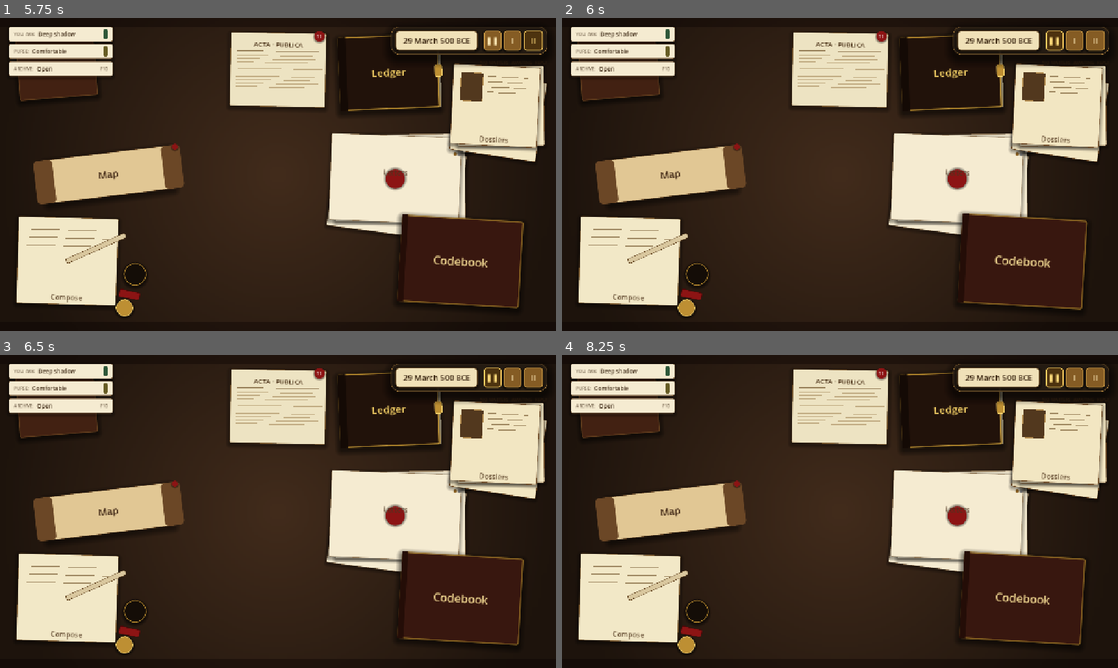
Above: before the commit, frames 1-4 (two rows, left to right).
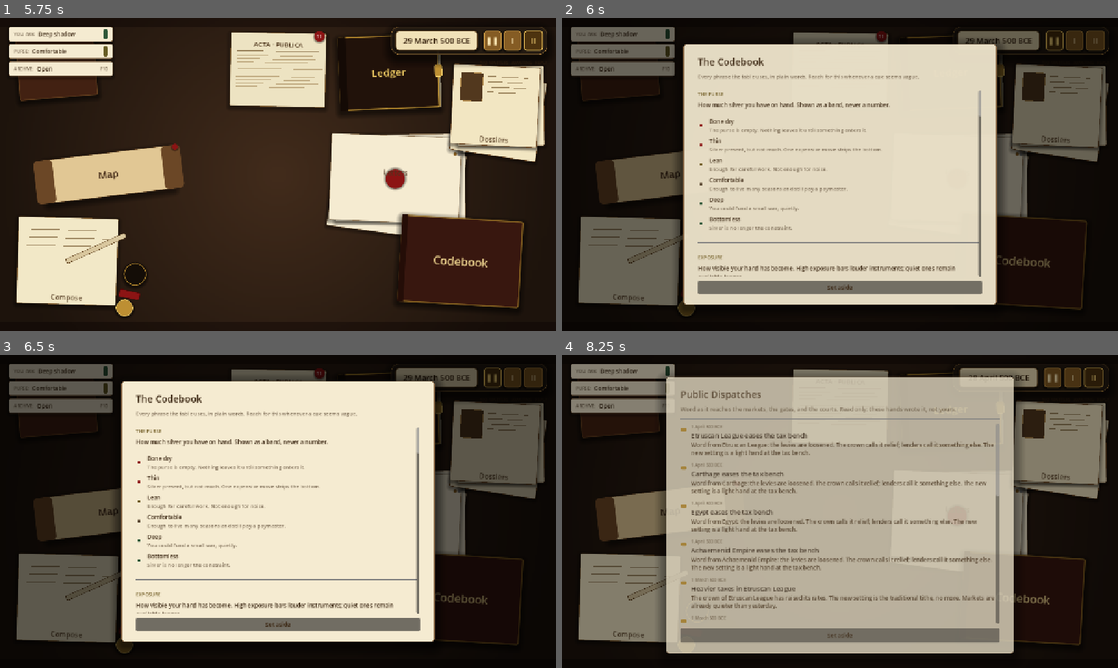
Above: after the commit, the same moments.

Repository: sweetpickle-24/silent-dominion
Game: Godot game, scene res://scenes/title/title.tscn
The game is run twice, just before and just after one commit, with the same random seed, the same clock (stepped at 60 frames per second) and the same inputs.
Inputs (mouse positions are in pixels of both pictures, inside the frame that each line leads up to):
- Up to frame 1 (5.75 s): click "Begin a new season" at 0.5 s; click "❚❚" at 1.25 s; click "I" at 2 s; click "II" at 2.75 s; tap Enter at 3.5 s; move the mouse to (250, 237) at 3.52 s; hold D 3.53-4.25 s; tap 1 at 3.6 s; click (250, 237) at 3.67 s; tap Space at 3.77 s; click "All kingdoms" at 4.25 s; click "Set aside" at 5 s
- Up to frame 2 (6 s): tap Space at 5.75 s; drag from (1006, 221) to (812, 237) at 5.77 s
- Up to frame 3 (6.5 s): no input
- Up to frame 4 (8.25 s): tap Enter at 6.5, 8 s; move the mouse to (673, 464) at 6.52 s; tap I at 6.6 s; click (673, 464) at 6.67 s; tap Space at 7.25 s; drag from (867, 511) to (673, 464) at 7.27 s; move the mouse to (756, 433) at 8.02 s; tap N at 8.1 s; click (756, 433) at 8.17 s

Frame 1 is identical in both runs. In frame 2, 68% of the frame differs, in the area x 1-99%, y 2-98%; in frame 3, 70%; in frame 4, 76%.
Error before the commit: Parse Error: The function signature doesn't match the parent. Parent signature is "set_anchor(Side, float, bool = <default>, bool = <default>) -> void". (res:/…

Commit message:
feat: wars bleed the treasury (M53)
Active wars now impose a per-month silver cost on each participant
scaling with their populated-province count and the length of the
war (§33.3 lever chain). Multiple fronts layer on at reduced cost.
The Ledger surfaces the burden qualitatively when it's non-trivial.

Also fix parser errors exposed on reload:
- codebook_view.set_anchor renamed to set_anchor_id (collided with
  Control.set_anchor)
- rename local 'name' / 'wrap' vars that shadowed Node.name and the
  wrap() built-in in dossier_view, memoirs_view, ledger_view

Diff:
--- a/scenes/table/table.gd
+++ b/scenes/table/table.gd
@@ -479,7 +479,7 @@
 	view.anchor_right = 1.0
 	view.anchor_bottom = 1.0
 	if anchor != &"":
-		view.call("set_anchor", anchor)
+		view.call("set_anchor_id", anchor)
 	add_child(view)
 	view.closed.connect(_on_codebook_view_closed)
 
--- a/scripts/codebook_view.gd
+++ b/scripts/codebook_view.gd
@@ -13,13 +13,17 @@
 signal closed
 
 ## Optional anchor to scroll the glossary to on open. Set via
-## `set_anchor()` before the view is parented.
+## `set_anchor_id()` before the view is parented.
+##
+## NOTE: named `set_anchor_id` (not `set_anchor`) on purpose — Control
+## already declares `set_anchor(side, anchor, ...)`, and overriding it
+## with a different signature breaks the parser.
 var _pending_anchor: StringName = &""
 var _section_headers: Dictionary = {}   # StringName -> Control
 
 ## Set before adding this view to the tree. Scrolls the glossary to
 ## the section with the given id after the first frame.
-func set_anchor(a: StringName) -> void:
+func set_anchor_id(a: StringName) -> void:
 	_pending_anchor = a
 
 # --- Visual tokens -----------------------------------------------------------
--- a/scripts/dossier_view.gd
+++ b/scripts/dossier_view.gd
@@ -272,17 +272,17 @@
 
 func _build_kingdom_heading(kingdom_id: String) -> Control:
 	var k: Kingdom = WorldData.get_kingdom(kingdom_id)
-	var name: String = k.kingdom_name if k != null else kingdom_id
-	var wrap: MarginContainer = MarginContainer.new()
-	wrap.add_theme_constant_override("margin_top", 10)
-	wrap.add_theme_constant_override("margin_bottom", 2)
-	wrap.add_theme_constant_override("margin_left", 4)
+	var k_name: String = k.kingdom_name if k != null else kingdom_id
+	var box: MarginContainer = MarginContainer.new()
+	box.add_theme_constant_override("margin_top", 10)
+	box.add_theme_constant_override("margin_bottom", 2)
+	box.add_theme_constant_override("margin_left", 4)
 	var h: Label = Label.new()
-	h.text = name.to_upper()
+	h.text = k_name.to_upper()
 	h.add_theme_color_override("font_color", Color(0.44, 0.36, 0.14, 1.0))
 	h.add_theme_font_size_override("font_size", 11)
-	wrap.add_child(h)
-	return wrap
+	box.add_child(h)
+	return box
 
 
 func _build_list_row(actor: Actor) -> Control:
--- a/scripts/kingdom_economy.gd
+++ b/scripts/kingdom_economy.gd
@@ -58,6 +58,24 @@
 
 var _burden_streak: Dictionary = {}  # kingdom_id -> months at BURDENED+
 
+# --- War costs (§33.3 lever chain) -------------------------------------------
+#
+# Per §33.3 a war is supposed to produce treasury strain via military
+# expenditure. Every month a kingdom is at war with at least one other
+# kingdom, it pays a flat WAR_BASE_COST + a per-province scalar for
+# its army footprint. The burden ramps with war length: mobilisation
+# is cheap, a long war is not. Each additional active war layers a
+# FRONT_MULTIPLIER on top — a two-front war is meaningfully worse
+# than a one-front war, but not double, because the army can't be
+# everywhere at once.
+const WAR_BASE_COST:          float = 4.0
+const WAR_PER_PROVINCE_COST:  float = 0.8
+const WAR_RAMP_PER_MONTH:     float = 0.04   # +4% per month at war
+const WAR_RAMP_CAP:           float = 1.5    # caps at +150%
+const FRONT_MULTIPLIER:       float = 0.6    # additional fronts at 60% cost
+
+var _war_streak: Dictionary = {}  # kingdom_id -> consecutive months with at least one active war
+
 ## Per-kingdom rolling history of the treasury condition, one slot per
 ## tick. Oldest entries drop off. Used by the Ledger to render a small
 ## trajectory strip so the player can read "bleeding / holding / building"
@@ -83,7 +101,8 @@
 
 func _tick_kingdom(k: Kingdom) -> Dictionary:
 	var income: float      = _monthly_income(k)
-	var expenditure: float = _monthly_expenditure(k)
+	var war_cost: float    = _monthly_war_cost(k)
+	var expenditure: float = _monthly_expenditure(k) + war_cost
 	var net: float         = income - expenditure
 
 	k.treasury_silver += net
@@ -96,6 +115,7 @@
 		"name":        k.kingdom_name,
 		"income":      income,
 		"expenditure": expenditure,
+		"war_cost":    war_cost,
 		"net":         net,
 		"treasury":    k.treasury_silver,
 		"condition":   int(k.treasury_condition),
@@ -125,6 +145,34 @@
 
 func _monthly_expenditure(k: Kingdom) -> float:
 	return BASE_MONTHLY_COST + PER_PROVINCE_UPKEEP * float(k.owned_provinces.size())
+
+
+## Monthly silver the crown bleeds for active wars. Returns 0 for
+## kingdoms at peace. For kingdoms at war, it is a base mobilisation
+## cost plus a per-province army-footprint scalar, times a ramp that
+## climbs with how many months the kingdom has been at war, with
+## additional fronts layered on at reduced cost. Mutates the per-
+## kingdom war streak counter, so this must be called exactly once
+## per kingdom per monthly tick.
+func _monthly_war_cost(k: Kingdom) -> float:
+	var fronts: int = Relations.ids_in_state(k.id, int(Relations.RelationState.AT_WAR)).size()
+	if fronts <= 0:
+		_war_streak.erase(k.id)
+		return 0.0
+
+	var streak: int = int(_war_streak.get(k.id, 0)) + 1
+	_war_streak[k.id] = streak
+
+	var pop_provinces: int = 0
+	for pid in k.owned_provinces:
+		var p: Province = WorldData.get_province(pid)
+		if p != null and p.population > 0:
+			pop_provinces += 1
+
+	var base: float = WAR_BASE_COST + WAR_PER_PROVINCE_COST * float(pop_provinces)
+	var ramp: float = clampf(WAR_RAMP_PER_MONTH * float(streak - 1), 0.0, WAR_RAMP_CAP)
+	var front_scale: float = 1.0 + FRONT_MULTIPLIER * float(fronts - 1)
+	return base * (1.0 + ramp) * front_scale
 
 
 ## Rulers reach for the tax lever when they must. If the treasury is
@@ -271,12 +319,33 @@
 # --- Public helpers ----------------------------------------------------------
 
 ## Snapshot the current month's flow for a kingdom without mutating
-## state. Useful for the Ledger to show "this month: +12 / -9".
+## state. Useful for the Ledger to show "this month: +12 / -9". Reads
+## the war-cost contribution without advancing the streak counter.
 func preview(k: Kingdom) -> Dictionary:
+	var war_cost: float = _preview_war_cost(k)
 	return {
 		"income":      _monthly_income(k),
-		"expenditure": _monthly_expenditure(k),
+		"expenditure": _monthly_expenditure(k) + war_cost,
+		"war_cost":    war_cost,
 	}
+
+
+## Non-mutating variant of `_monthly_war_cost` for UI previews. Uses
+## the existing streak counter without incrementing it.
+func _preview_war_cost(k: Kingdom) -> float:
+	var fronts: int = Relations.ids_in_state(k.id, int(Relations.RelationState.AT_WAR)).size()
+	if fronts <= 0:
+		return 0.0
+	var streak: int = maxi(1, int(_war_streak.get(k.id, 1)))
+	var pop_provinces: int = 0
+	for pid in k.owned_provinces:
+		var p: Province = WorldData.get_province(pid)
+		if p != null and p.population > 0:
+			pop_provinces += 1
+	var base: float = WAR_BASE_COST + WAR_PER_PROVINCE_COST * float(pop_provinces)
+	var ramp: float = clampf(WAR_RAMP_PER_MONTH * float(streak - 1), 0.0, WAR_RAMP_CAP)
+	var front_scale: float = 1.0 + FRONT_MULTIPLIER * float(fronts - 1)
+	return base * (1.0 + ramp) * front_scale
 
 
 ## The last HISTORY_CAPACITY treasury conditions for this kingdom, oldest
@@ -340,6 +409,7 @@
 			"treasury_condition": int(k.treasury_condition),
 			"tax_level":          int(k.tax_level),
 			"burden_streak":      int(_burden_streak.get(k.id, 0)),
+			"war_streak":         int(_war_streak.get(k.id, 0)),
 			"history":            _history.get(k.id, []).duplicate(),
 		})
 	return out
@@ -347,6 +417,7 @@
 
 func restore(arr: Array) -> void:
 	_burden_streak.clear()
+	_war_streak.clear()
 	_history.clear()
 	for d in arr:
 		if typeof(d) != TYPE_DICTIONARY:
@@ -360,6 +431,7 @@
 		k.treasury_condition = int(d.get("treasury_condition", int(k.treasury_condition))) as Kingdom.TreasuryCondition
 		k.tax_level          = int(d.get("tax_level", int(k.tax_level))) as Kingdom.TaxLevel
 		_burden_streak[id]   = int(d.get("burden_streak", 0))
+		_war_streak[id]      = int(d.get("war_streak", 0))
 		var hist: Array = []
 		for v in d.get("history", []):
 			hist.append(int(v))
--- a/scripts/ledger_view.gd
+++ b/scripts/ledger_view.gd
@@ -345,8 +345,11 @@
 	var prev: Dictionary = KingdomEconomy.preview(k)
 	var income: float = float(prev.get("income", 0.0))
 	var expend: float = float(prev.get("expenditure", 0.0))
+	var war_cost: float = float(prev.get("war_cost", 0.0))
 	var net: float = income - expend
 	_body_vbox.add_child(_make_body_line(_flow_phrase(net, expend)))
+	if war_cost > 0.0:
+		_body_vbox.add_child(_make_body_line(_war_burden_phrase(war_cost, expend)))
 
 	_body_vbox.add_child(_make_close_button("Set aside", func() -> void: close()))
 
@@ -386,6 +389,20 @@
 	if v < 14.0:    return "a modest tithe"
 	if v < 28.0:    return "a handsome share"
 	return "the backbone of the treasury"
+
+
+## A line explaining how much of the crown's monthly cost is war —
+## qualitative only, like every other number in the ledger. `expend`
+## here is the full expenditure (with war cost already included).
+func _war_burden_phrase(war_cost: float, expend: float) -> String:
+	var share: float = war_cost / max(1.0, expend)
+	if share < 0.20:
+		return "A portion of what goes out now goes to the armies in the field."
+	if share < 0.40:
+		return "The war is a drag on the books. Not yet ruinous, but felt at every pay-day."
+	if share < 0.60:
+		return "The war eats the treasury in earnest. What the crown takes in, the army takes out."
+	return "The war has become the crown's main expense. Every other line is a footnote to it."
 
 
 func _flow_phrase(net: float, expend: float) -> String:
@@ -476,21 +493,21 @@
 	block_h: int,
 	show_caption: bool,
 ) -> Control:
-	var wrap: VBoxContainer = VBoxContainer.new()
-	wrap.add_theme_constant_override("separation", 2)
-	wrap.mouse_filter = Control.MOUSE_FILTER_IGNORE
+	var box: VBoxContainer = VBoxContainer.new()
+	box.add_theme_constant_override("separation", 2)
+	box.mouse_filter = Control.MOUSE_FILTER_IGNORE
 
 	if show_caption:
 		var caption: Label = Label.new()
 		caption.text = "← older   |   newer →"
 		caption.add_theme_color_override("font_color", COLOR_INK_MUTED)
 		caption.add_theme_font_size_override("font_size", 10)
-		wrap.add_child(caption)
+		box.add_child(caption)
 
 	var row: HBoxContainer = HBoxContainer.new()
 	row.add_theme_constant_override("separation", 2)
 	row.mouse_filter = Control.MOUSE_FILTER_IGNORE
-	wrap.add_child(row)
+	box.add_child(row)
 
 	var history: Array = KingdomEconomy.history_for(kingdom_id)
 	# Right-align: if history has fewer entries than slots, pad empty
@@ -505,7 +522,7 @@
 	for cond in taken:
 		row.add_child(_make_trajectory_block(int(cond), block_h))
 
-	return wrap
+	return box
 
 
 func _make_trajectory_block(condition: int, block_h: int) -> Control:
--- a/scripts/memoirs_view.gd
+++ b/scripts/memoirs_view.gd
@@ -194,15 +194,15 @@
 
 
 func _year_heading(year: int) -> Control:
-	var wrap: MarginContainer = MarginContainer.new()
-	wrap.add_theme_constant_override("margin_top", 12)
-	wrap.add_theme_constant_override("margin_bottom", 2)
+	var box: MarginContainer = MarginContainer.new()
+	box.add_theme_constant_override("margin_top", 12)
+	box.add_theme_constant_override("margin_bottom", 2)
 	var h: Label = Label.new()
 	h.text = "%d BCE" % year
 	h.add_theme_color_override("font_color", COLOR_ACCENT)
 	h.add_theme_font_size_override("font_size", 12)
-	wrap.add_child(h)
-	return wrap
+	box.add_child(h)
+	return box
 
 
 func _letter_row(letter: Letter) -> Control:
